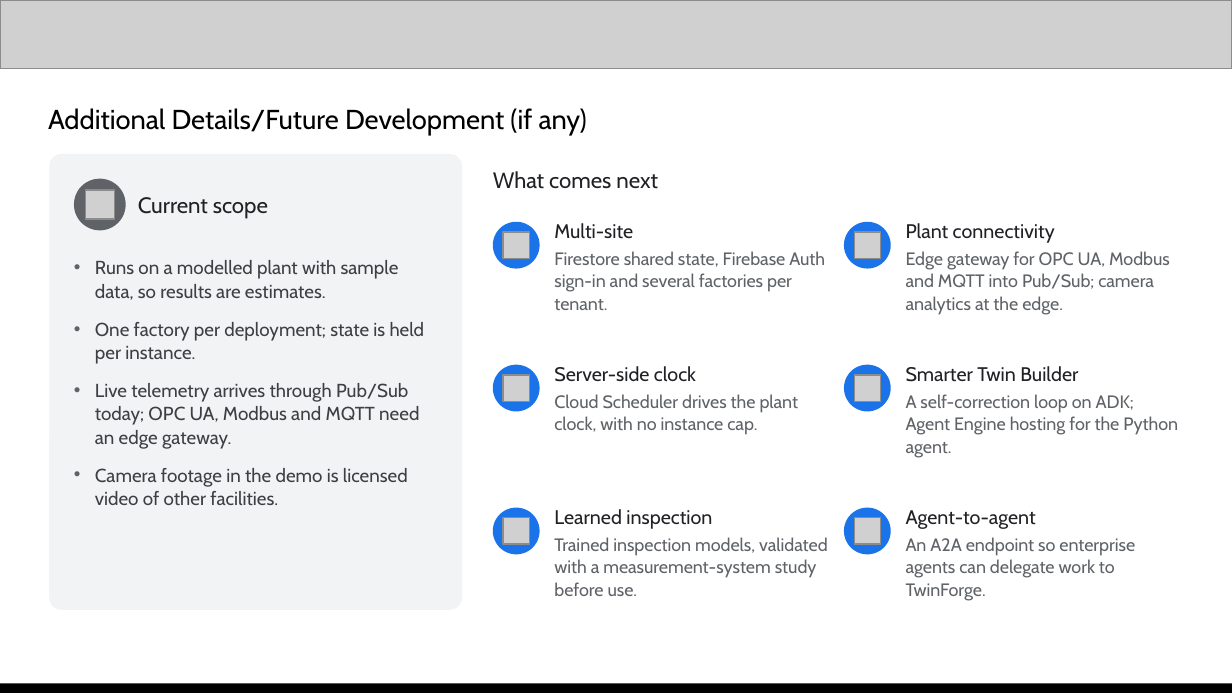
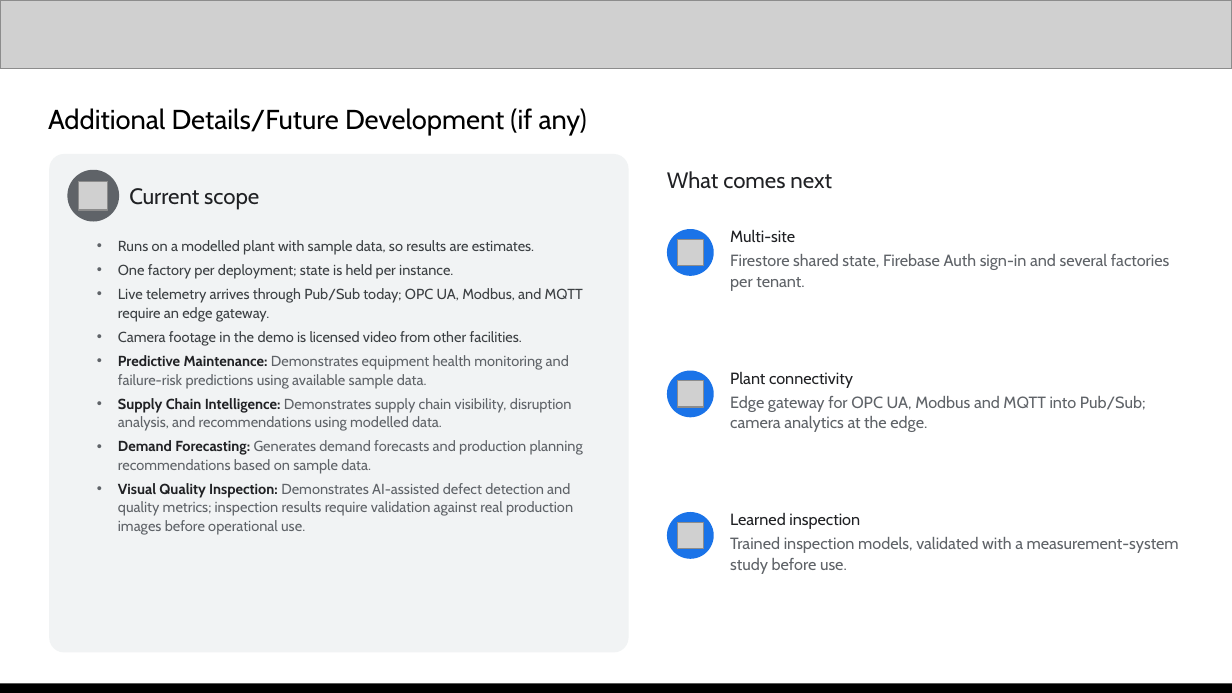
Before and after one commit to The-OWLabs/twin-forge-ai, a slide deck: slide 13 of docs/TwinForge_AI_Builder_Cup.pptx. Drawn at 1232x693 pixels with LibreOffice and Linux fonts; fonts in the diff are those of the drawing; grey boxes stand for pictures. Boxes give left, top, right and bottom in pixels: in the first picture for what was removed or moved away, otherwise in the second. Text is boxed around its words. In the diff, an @@ line names an element or a change of style, - is before the commit and + after.

Commit message:
docs: update Slide 13 with comprehensive current scope and streamlined roadmap

```diff
--- a/docs/TwinForge_AI_Builder_Cup.pptx
+++ b/docs/TwinForge_AI_Builder_Cup.pptx
@@ rounded rectangle: place and size @@
-rounded rectangle at (49, 154, 462, 610)
+rounded rectangle at (49, 154, 628, 653)
@@ ellipse: place and size @@
-ellipse at (74, 179, 126, 230)
+ellipse at (68, 170, 120, 222)
@@ text "Current scope": place and size @@
-text "Current scope" at (138, 197, 268, 219)
+text "Current scope" at (129, 188, 259, 210)
@@ text "What comes next": place and size @@
-text "What comes next" at (493, 171, 658, 189)
+text "What comes next" at (667, 171, 832, 189)
@@ picture: place and size @@
-picture at (85, 190, 115, 219)
+picture at (79, 181, 108, 211)
@@ text "Runs on a modelled plant ...": place and size @@
-text "Runs on a modelled plant ..." at (95, 260, 425, 505)
+text "Runs on a modelled plant ..." at (118, 240, 583, 535)
@@ 2 pictures, 2 ellipses: place and size @@
-2 pictures, 2 ellipses at (493, 222, 540, 554)
+2 pictures, 2 ellipses at (667, 229, 713, 559)
@@ text "Multi-site": place and size @@
-text "Multi-site" at (554, 223, 825, 310)
+text "Multi-site" at (730, 230, 1169, 291)
@@ text "Multi-site" at (730, 230, 1169, 291): size 11.5 to 9.5 pt in "Multi-site"; size 10.5 to 9.5 pt in "Firestore shared state, Firebase Auth sign-in and ..." @@
@@ text at (118, 240, 534, 279): size 11 to 8.5 pt in "Runs on a modelled plant with sample ...", "One factory per deployment; state is held ..."; less space between paragraphs @@
@@ text at (118, 288, 583, 535): text changed; size 11 to 8.5 pt; text colour #3C4043 to #5F6368 @@
-• Live telemetry arrives through Pub/Sub today; OPC UA, Modbus and MQTT need an edge gateway.
-• Camera footage in the demo is licensed video of other facilities.
+• Live telemetry arrives through Pub/Sub today; OPC UA, Modbus, and MQTT require an edge gateway.
+• Camera footage in the demo is licensed video from other facilities.
+• Predictive Maintenance: Demonstrates equipment health monitoring and failure-risk predictions using available sample data.
+• Supply Chain Intelligence: Demonstrates supply chain visibility, disruption analysis, and recommendations using modelled data.
+• Demand Forecasting: Generates demand forecasts and production planning recommendations based on sample data.
+• Visual Quality Inspection: Demonstrates AI-assisted defect detection and quality metrics; inspection results require validation against real production images before operational use.
@@ ellipse removed at (493, 365, 540, 411) @@
@@ picture removed at (503, 375, 529, 400) @@
@@ text removed at (554, 366, 799, 435) @@
-Server-side clock
-Cloud Scheduler drives the plant clock, with no instance cap.
@@ ellipse: place and size @@
-ellipse at (844, 222, 891, 269)
+ellipse at (667, 371, 713, 418)
@@ picture: place and size @@
-picture at (854, 232, 880, 257)
+picture at (678, 381, 703, 407)
@@ text "Plant connectivity": place and size @@
-text "Plant connectivity" at (906, 223, 1170, 315)
+text "Plant connectivity" at (730, 372, 1146, 432)
@@ text "Plant connectivity" at (730, 372, 1146, 432): size 11.5 to 9.5 pt in "Plant connectivity"; size 10.5 to 9.5 pt in "Edge gateway for OPC UA, Modbus and ..." @@
@@ ellipse removed at (844, 365, 891, 411) @@
@@ picture removed at (854, 375, 880, 400) @@
@@ text removed at (906, 366, 1178, 458) @@
-Smarter Twin Builder
-A self-correction loop on ADK; Agent Engine hosting for the Python agent.
@@ ellipse removed at (844, 508, 891, 554) @@
@@ text "Learned inspection": place and size @@
-text "Learned inspection" at (554, 509, 828, 596)
+text "Learned inspection" at (730, 513, 1179, 574)
@@ text "Learned inspection" at (730, 513, 1179, 574): size 11.5 to 9.5 pt in "Learned inspection"; size 10.5 to 9.5 pt in "Trained inspection models, validated with a measurement-syst ..." @@
@@ picture removed at (854, 517, 880, 543) @@
@@ text removed at (906, 510, 1135, 601) @@
-Agent-to-agent
-An A2A endpoint so enterprise agents can delegate work to TwinForge.
```
